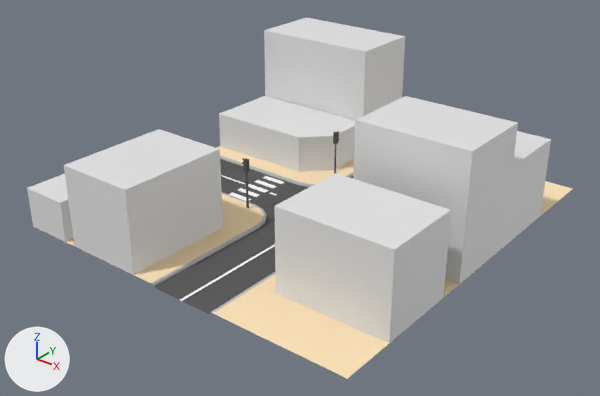
The Blender file datas/meshes/city.blend, before and after one commit.
Camera for both pictures: a 50 mm lens placed at (32.6, -44.1, 27.8), pointed at (-1.5, -1.5, 1.4). Arrows for +X, +Y and +Z are at lower left; the lights stay in place.
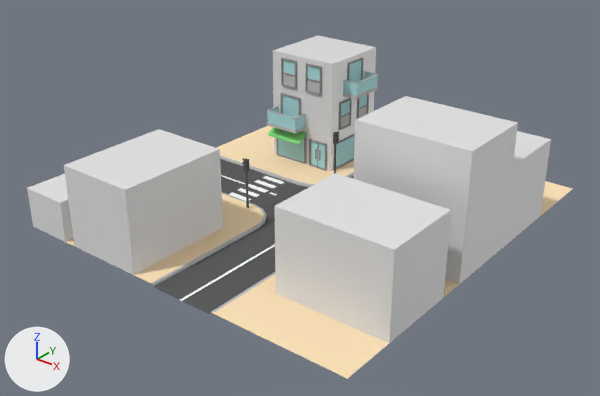
Where the change shows, as pixel boxes [x1, y1, x2, y2] in the pictures (600 x 396 px):
'Cube.005', deleted
    before: [219, 96, 355, 172]
'Cube.013', deleted
    before: [264, 17, 405, 87]
'Cube.012', deleted
    before: [265, 64, 404, 120]
'Cube.015', added
    after: [273, 35, 376, 101]
'Cube.014', added
    after: [281, 58, 378, 99]
'Cube.018', added
    after: [268, 127, 355, 171]
'Cube.017', added
    after: [273, 86, 374, 137]
'Cube.016', added
    after: [267, 93, 369, 134]
'Cube.019', added
    after: [274, 126, 355, 171]
'Cube.010', deleted
    before: [267, 96, 354, 120]

The change, as a list of edits to the scene's bpy script:
```text
Add mat_glass:
    mat_glass = diffuse_material('glass')
    mat_glass.base_color = (0.449, 0.777, 0.8)  # cyan #b3e4e7
Add mat_frame_light:
    mat_frame_light = diffuse_material('frame-light')
    mat_frame_light.base_color = (0.56, 0.56, 0.56)  # light grey #c5c5c5
Add mat_frame:
    mat_frame = diffuse_material('frame')
    mat_frame.base_color = (0.311, 0.311, 0.311)  # grey #979797
Add mat_material:
    mat_material = principled_material('Material')
    mat_material.base_color = (0.8, 0.8, 0.8)  # white #e7e7e7
    mat_material.roughness = 0.4
Add mat_green:
    mat_green = diffuse_material('green')
    mat_green.base_color = (0.258, 0.8, 0.23)  # green #8be784
Add me_cube_008:
    me_cube_008.from_pydata(...)  # 150 vertices, 110 faces; spans x -2.0..4.33, y -3.15..1.53, z 0.05..2.6
    # faces by material slot: [81, 10, 19]
    me_cube_008.materials.append(mat_frame)  # grey #979797
    me_cube_008.materials.append(mat_glass)  # cyan #b3e4e7
    me_cube_008.materials.append(mat_frame_light)  # light grey #c5c5c5
Add me_cube_014:
    me_cube_014.from_pydata(...)  # a box spanning x -3.0..3.0, y -3.0..3.0, z 0.0..3.0
    me_cube_014.materials.append(mat_material)  # white #e7e7e7
Add me_cube_019:
    me_cube_019.from_pydata(...)  # 150 vertices, 110 faces; spans x -2.62..3.15, y -4.33..2.0, z 0.05..2.6
    # faces by material slot: [81, 10, 19]
    me_cube_019.materials.append(mat_frame)  # grey #979797
    me_cube_019.materials.append(mat_glass)  # cyan #b3e4e7
    me_cube_019.materials.append(mat_frame_light)  # light grey #c5c5c5
Add me_cube_021:
    me_cube_021.from_pydata(...)  # 138 vertices, 100 faces; spans x -2.7..3.15, y -4.1..0.5, z 0.0..2.7
    # faces by material slot: [82, 3, 15]
    me_cube_021.materials.append(mat_frame)  # grey #979797
    me_cube_021.materials.append(mat_glass)  # cyan #b3e4e7
    me_cube_021.materials.append(mat_green)  # green #8be784
Remove ob_cube_005:
    ob_cube_005 = bpy.data.objects.new('Cube.005', me_cube_009)
    ob_cube_005.location = (-7.2, 7.2, 0.2)
Remove ob_cube_010:
    ob_cube_010 = bpy.data.objects.new('Cube.010', me_cube_016)
    ob_cube_010.location = (-7.19, 13.3, 0.2)
Remove ob_cube_012:
    ob_cube_012 = bpy.data.objects.new('Cube.012', me_cube_017)
    ob_cube_012.location = (-7.19, 13.3, 3.2)
Remove ob_cube_013:
    ob_cube_013 = bpy.data.objects.new('Cube.013', me_cube_018)
    ob_cube_013.location = (-7.19, 13.3, 6.2)
Add ob_cube_014:
    ob_cube_014 = bpy.data.objects.new('Cube.014', me_cube_008)
    ob_cube_014.location = (-7.23, 8.89, 6.2)
Add ob_cube_015:
    ob_cube_015 = bpy.data.objects.new('Cube.015', me_cube_014)
    ob_cube_015.location = (-7.23, 8.89, 6.2)
Add ob_cube_016:
    ob_cube_016 = bpy.data.objects.new('Cube.016', me_cube_019)
    ob_cube_016.location = (-7.23, 8.89, 3.2)
Add ob_cube_017:
    ob_cube_017 = bpy.data.objects.new('Cube.017', me_cube_014.copy())
    ob_cube_017.location = (-7.23, 8.89, 3.2)
Add ob_cube_018:
    ob_cube_018 = bpy.data.objects.new('Cube.018', me_cube_021)
    ob_cube_018.location = (-7.23, 8.89, 0.2)
Add ob_cube_019:
    ob_cube_019 = bpy.data.objects.new('Cube.019', me_cube_014.copy())
    ob_cube_019.location = (-7.23, 8.89, 0.2)
```
